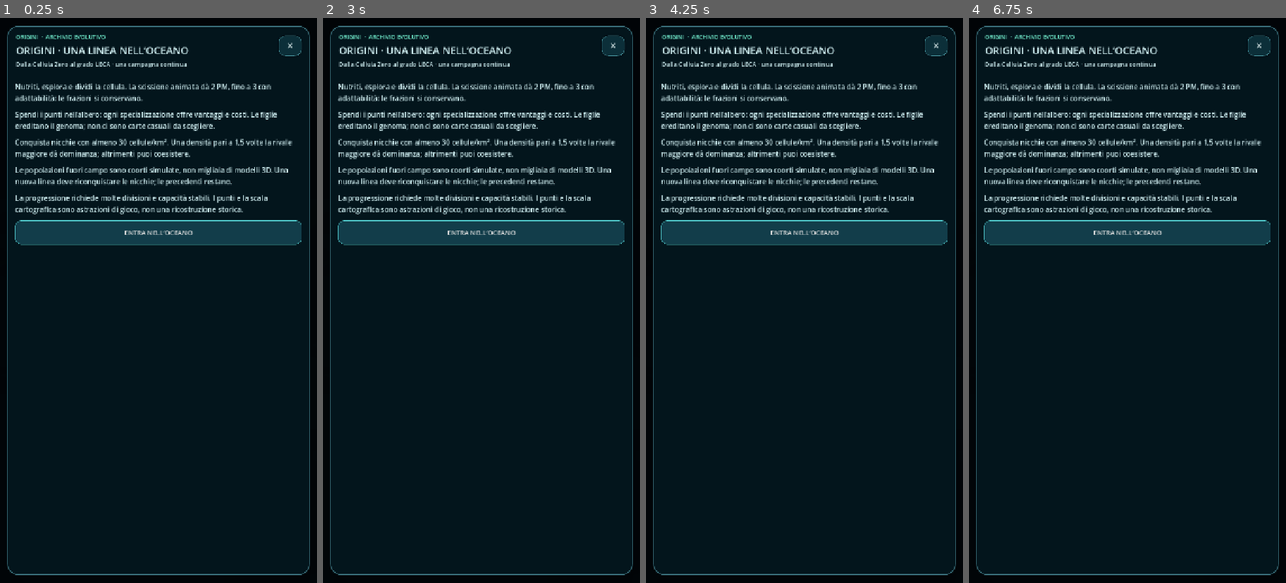
Above: before the commit, frames 1-4 (left to right).
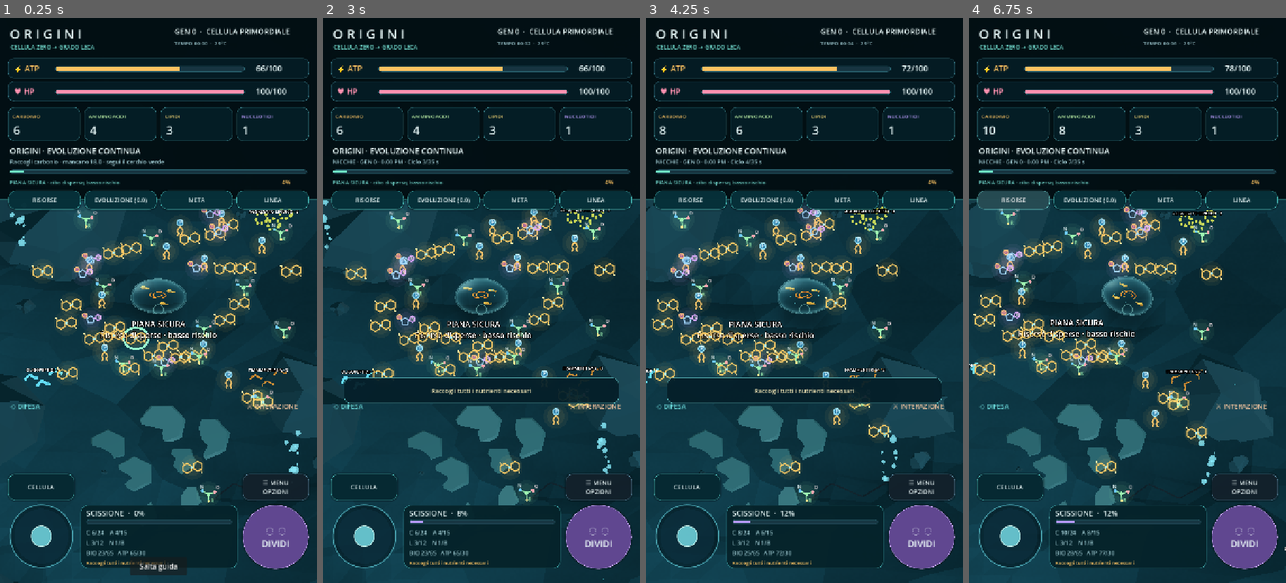
Above: after the commit, the same moments.

Repository: scorbetta17-gif/Origini
Game: Godot game, scene res://scenes/Main.tscn
Two runs of this game, one before a commit and one after it. Both use one fixed random seed, a clock stepped at 60 frames per second and the inputs below.
Inputs (mouse positions are in pixels of both pictures, inside the frame that each line leads up to):
- Up to frame 1 (0.25 s): no input
- Up to frame 2 (3 s): click (481, 566) at 0.5 s, where only the run after the commit has a clickable "Salta guida"; click "◌ ◌ DIVIDI" at 1.25 s; click (367, 424) at 2 s, where only the run before the commit has a clickable "✚ RIGENERA 30 HP"; move the mouse to (551, 272) at 2.77 s; hold D from 2.78 s (still down); click (551, 272) at 2.92 s
- Up to frame 3 (4.25 s): release D at 3.5 s; drag from (741, 328) to (788, 413) at 3.52 s
- Up to frame 4 (6.75 s): move the mouse to (1159, 176) at 4.27 s; hold D 4.28-5 s; drag from (1111, 413) to (1032, 215) at 5.02 s; move the mouse to (1222, 385) at 5.77 s; hold A 5.78-6.5 s; drag from (1032, 215) to (1079, 159) at 6.52 s

The runs differ from the first frame. In frame 1, 65% of the frame differs, in the area x 0-100%, y 1-100%; in frame 2, 61%; in frame 3, 58%; in frame 4, 62%.

Commit message:
feat(campaign): guide first mutation and add three local habitats

Diff:
--- a/src/battle_royale.gd
+++ b/src/battle_royale.gd
@@ -42,7 +42,7 @@
 
 func start(index: int) -> void:
     if not active(): game._save_game()
-    game._new_game()
+    game._new_game(true)
     game._close_overlay()
     state = rules.origin()
     state.profile = clampi(index,0,3)
--- /dev/null
+++ b/src/campaign_habitats.gd
@@ -0,0 +1,69 @@
+extends Node
+## Local teaching habitats within the existing 5.29 km² world, not new maps.
+const CENTERS := [Vector3(0,0,5),Vector3(16,0,-14),Vector3(-15,0,-9)]
+const TITLES := ["PIANA SICURA", "FAGLIA CALDA", "TAPPETO CONTESO"]
+const COLORS := [Color(.22,.35,.37),Color(.33,.29,.24),Color(.21,.36,.28)]
+var game: Node
+var visual: Node3D
+
+func rebuild(enabled: bool) -> void:
+    if is_instance_valid(visual): visual.queue_free()
+    if not enabled: return
+    visual = Node3D.new()
+    visual.name = "Habitat_vicini"
+    game.world_root.add_child(visual)
+    var terrain: Node = game.world_root.get_node("Fondale_minimale/Fondo_sabbioso_roccioso")
+    for i in range(3):
+        var center: Vector3 = CENTERS[i]
+        # Discontinuous mineral plates follow the actual seabed height.
+        for j in range(18 if i>0 else 7):
+            var angle: float = j*2.39996
+            var r: float = sqrt(float(j)+1)*.8
+            var at: Vector3 = center+Vector3(cos(angle)*r,0,sin(angle)*r)
+            var mesh := MeshInstance3D.new()
+            var rock := CylinderMesh.new()
+            rock.top_radius = .5+float(j%3)*.13
+            rock.bottom_radius = rock.top_radius*1.12
+            rock.height = .08 if i==0 else .18
+            rock.radial_segments = 5+j%3
+            mesh.mesh = rock
+            mesh.material_override = game._solid(COLORS[i].lightened(float(j%4)*.025))
+            mesh.position = Vector3(at.x,terrain.surface_height(Vector2(at.x,at.z)),at.z)
+            visual.add_child(mesh)
+        var label := Label3D.new()
+        label.text = TITLES[i]+["\nRisorse disperse · basso rischio","\nPiù vicino = più caldo · risorse concentrate","\nRaccolta rapida · concorrenti"][i]
+        label.font_size = 34
+        label.pixel_size = .008
+        label.billboard = BaseMaterial3D.BILLBOARD_ENABLED
+        label.position = center+Vector3(0,1.2,-3.5)
+        visual.add_child(label)
+    # Existing source (16,-14) already supplies animated plume and temperature.
+
+func description(at: Vector3) -> String:
+    var i: int = nearest(at)
+    if at.distance_to(CENTERS[i])>9: return "ESPLORA · Piana S / Faglia NE / Tappeto NO"
+    return TITLES[i]+[" · cibo disperso, basso rischio"," · gradiente termico, cerca il tuo limite"," · risorse dense, concorrenti"][i]
+
+func nearest(at: Vector3) -> int:
+    var found: int = 0
+    for i in range(1,3):
+        if at.distance_squared_to(CENTERS[i])<at.distance_squared_to(CENTERS[found]): found = i
+    return found
+
+func food_position(index: int = -1) -> Vector3:
+    var i: int = index if index>=0 else game.rng.randi_range(0,2)
+    var radius: float = [7.0,2.7,3.2][i]
+    var angle: float = game.rng.randf()*TAU
+    var r: float = sqrt(game.rng.randf())*radius
+    # Hot inner resources require thermal adaptation; outer ring remains reachable.
+    if i==1: r = game.rng.randf_range(2.2,4.8)
+    return CENTERS[i]+Vector3(cos(angle)*r,.29,sin(angle)*r)
+
+func seed_world() -> void:
+    for i in range(3):
+        for j in range([10,16,22][i]):
+            game._create_nutrient(game.Balance.NUTRIENT_CYCLE[j%game.Balance.NUTRIENT_CYCLE.size()],food_position(i))
+    for i in range(3):
+        var tr: Dictionary = game._base_traits()
+        tr["uptake"] = 1.1
+        game._create_entity("MAT-%02d"%i,"",0,"pre_luca",tr,CENTERS[2]+Vector3(i-1,0,1),false,true)
--- /dev/null
+++ b/src/campaign_journey.gd
@@ -0,0 +1,171 @@
+extends Node
+## Persistent, optional first-cycle guidance. All rewards use the ordinary game.
+const Genome = preload("res://src/cell_genome.gd")
+const Portrait = preload("res://src/phenotype_portrait.gd")
+var game: Node
+var state: Dictionary = {"step":"gather"}
+var marker: MeshInstance3D
+var skip_button: Button
+var target: Node3D
+
+func active() -> bool:
+    return not game.battle.active() and str(state.get("step","done")) not in ["done","skipped"]
+
+func reset(arena: bool = false) -> void:
+    state = {"step":"done" if arena else "gather"}
+    target = null
+    if is_instance_valid(marker): marker.hide()
+
+func restore(raw: Variant) -> void:
+    state = raw.duplicate(true) if raw is Dictionary else {"step":"done" if game.generation>0 else "gather"}
+    if str(state.get("step","")) not in ["gather","offer","comparison","digest","explain","done","skipped"]:
+        state = {"step":"done"}
+    target = null
+    if active() and state.step == "digest": ensure_detritus()
+
+func skip() -> void:
+    state.step = "skipped"
+    game._close_overlay()
+    game._layout_ui()
+    game._refresh_hud()
+    game._save_game()
+
+func objective() -> String:
+    if not active(): return ""
+    match state.step:
+        "gather":
+            if game._can_divide(): return "Premi DIVIDI: la tua prima scissione è pronta"
+            for kind in game.TYPES:
+                if float(game.resources[kind])<float(game.NEED[kind])-.001:
+                    var names: Dictionary = {"carbon":"carbonio","amino":"amminoacidi","lipid":"lipidi","nucleic":"nucleotidi"}
+                    return "Raccogli %s · mancano %.1f · segui il cerchio verde" % [names[kind],float(game.NEED[kind])-float(game.resources[kind])]
+            if game.resources.biomass<game.NEED.biomass: return "Continua a raccogliere: completa la biomassa per dividerti"
+            return game._division_block_reason()
+        "offer": return "Prima mutazione: ENZIMI · 2 PM, oppure conserva i punti"
+        "comparison": return "Apri ENZIMI per vedere il confronto prima / dopo"
+        "digest": return "Raggiungi il detrito illuminato e premi ENZIMI · 6 ATP"
+        "explain": return "Mutazione provata! EVOLUZIONE: specializzazioni e capacità"
+    return ""
+
+func after_division() -> void:
+    if active() and state.step == "gather":
+        state.step = "offer"
+        offer()
+
+func offer() -> void:
+    game._open_overlay("LA PRIMA MUTAZIONE", "Enzimi digestivi · stesso nodo e costo dell’albero")
+    game._add_overlay_label("Le idrolasi permettono di digerire detriti organici. Costo: 2 PM. Ogni digestione costa 6 ATP e rispetta il limite delle riserve.")
+    game._add_overlay_button("Acquista enzimi · 2 PM", buy)
+    game._add_overlay_button("Conserva i punti e continua", skip)
+
+func buy() -> void:
+    # Use the actual tree validator, cost and phenotype implementation.
+    game._on_tree()
+    var cost: int = game.tree_view._cost(88)
+    game._on_tree_mutation(88,game.tree_view.STATS[1],0.0,cost)
+
+func purchased_enzyme(before: Dictionary) -> void:
+    if not active() or state.step not in ["gather","offer"]: return
+    state.before = before.duplicate(true)
+    state.step = "comparison"
+    comparison()
+
+func comparison() -> void:
+    game._open_overlay("PRIMA / DOPO · ENZIMI", "Due viste 3D della tua cellula, con lo stesso genoma del mondo")
+    game._add_overlay_label("PRIMA: nessuna secrezione digestiva. DOPO: moduli enzimatici sulla membrana; ora puoi digerire i detriti.")
+    var row := HBoxContainer.new()
+    row.custom_minimum_size.y = 230
+    game.overlay_list.add_child(row)
+    for traits in [state.get("before",game._base_traits()),game.entities[game.player_id].traits]:
+        var portrait := Portrait.new()
+        portrait.custom_minimum_size = Vector2(200,230)
+        portrait.size_flags_horizontal = Control.SIZE_EXPAND_FILL
+        row.add_child(portrait)
+        portrait.set_cell(traits,game.entities[game.player_id].branch)
+    game._add_overlay_button("Prova gli enzimi sul detrito vicino", begin_digest)
+
+func begin_digest() -> void:
+    state.step = "digest"
+    ensure_detritus()
+    game._close_overlay()
+    game._save_game()
+
+func ensure_detritus() -> void:
+    var best: float = INF
+    for patch in game.substrates:
+        if is_instance_valid(patch) and Vector2(patch.position.x-game.player.position.x,patch.position.z-game.player.position.z).length()<best:
+            target = patch
+            best = Vector2(patch.position.x-game.player.position.x,patch.position.z-game.player.position.z).length()
+    if best>3.5:
+        # Relocate one existing ordinary substrate; never duplicate portions on reload.
+        if not is_instance_valid(target):
+            game._spawn_substrate(game.player.position+Vector3(2.2,0,0),3,"peptide")
+            target = game.substrates.back()
+        var at: Vector3 = game.player.position+Vector3(2.2,0,0)
+        var terrain: Node = game.world_root.get_node("Fondale_minimale/Fondo_sabbioso_roccioso")
+        target.position = Vector3(at.x,terrain.surface_height(Vector2(at.x,at.z))+.04,at.z)
+
+func digested() -> void:
+    if not active() or state.step != "digest": return
+    state.step = "explain"
+    game.call_deferred("_notice","Digestione riuscita! EVOLUZIONE: piccoli nodi specializzano, grandi nodi aggiungono capacità.")
+
+func explain() -> void:
+    if active() and state.step == "explain":
+        state.step = "done"
+        game._layout_ui()
+        game._notice("Nodi piccoli: bonus e malus. Nodi grandi: capacità e strutture ereditabili.")
+
+func enzyme_action() -> bool:
+    if not active(): return false
+    if state.step == "offer": offer(); return true
+    if state.step == "comparison": comparison(); return true
+    return false
+
+func update_ui() -> void:
+    if not is_instance_valid(skip_button):
+        skip_button = Button.new()
+        skip_button.text = "Salta guida"
+        skip_button.pressed.connect(skip)
+        game.hud.add_child(skip_button)
+    skip_button.visible = active()
+    var wh: Vector2 = game.get_viewport().get_visible_rect().size
+    skip_button.position = Vector2(wh.x/2-65,wh.y-58)
+    skip_button.size = Vector2(130,40)
+    # Contextual actions, while the complete tree remains in its tab and menu.
+    var tr: Dictionary = game.entities[game.player_id].traits
+    game.buttons.regen.visible = game.battle.active() or game.hp<90 or game.generation>0
+    game.buttons.enzymes.visible = game.battle.active() or game.generation>0 or Genome.has(tr,"hydrolase_secretion")
+    game.buttons.lysis.visible = game.battle.active() or (Genome.has(tr,"hydrolase_secretion") and Genome.has(tr,"surface_recognition"))
+    game.buttons.cooperate.visible = game.battle.active() or str(game.entities[game.player_id].branch)=="archaea"
+    if not active():
+        if is_instance_valid(marker): marker.hide()
+        return
+    if not is_instance_valid(marker):
+        marker = MeshInstance3D.new()
+        var ring := TorusMesh.new()
+        ring.inner_radius = .36
+        ring.outer_radius = .43
+        marker.mesh = ring
+        var mat := StandardMaterial3D.new()
+        mat.shading_mode = BaseMaterial3D.SHADING_MODE_UNSHADED
+        mat.albedo_color = Color(.45,1,.72)
+        marker.material_override = mat
+        game.world_root.add_child(marker)
+    if state.step == "gather":
+        target = null
+        var nearest: float = INF
+        for n in game.nutrients:
+            if not is_instance_valid(n.node): continue
+            var useful: bool = game.resources.biomass<game.NEED.biomass or (n.kind in game.TYPES and game.resources[n.kind]<game.NEED[n.kind]) or (n.kind=="carbon" and game.atp<30)
+            var d: float = n.node.position.distance_squared_to(game.player.position)
+            if useful and game._temperature_at(n.node.position)<40 and d<nearest:
+                target = n.node
+                nearest = d
+    elif state.step == "digest":
+        if not is_instance_valid(target): ensure_detritus()
+    else: target = null
+    marker.visible = is_instance_valid(target)
+    if marker.visible:
+        marker.position = target.position+Vector3(0,.12,0)
+        marker.scale = Vector3.ONE*(1.0+.1*sin(game.t*3))
--- a/src/main.gd
+++ b/src/main.gd
@@ -149,6 +149,8 @@
 var world_root: Node3D
 var nutrient_root: Node3D
 var cells_root: Node3D
+var journey: Node
+var habitats: Node
 var battle: Node
 
 func _ready() -> void:
@@ -159,10 +161,16 @@
     battle = preload("res://src/battle_royale.gd").new()
     battle.game = self
     add_child(battle)
+    journey = preload("res://src/campaign_journey.gd").new()
+    journey.game = self
+    add_child(journey)
+    habitats = preload("res://src/campaign_habitats.gd").new()
+    habitats.game = self
+    add_child(habitats)
     _new_game()
     get_viewport().size_changed.connect(_layout_ui)
 
-func _new_game() -> void:
+func _new_game(arena: bool = false) -> void:
     if is_instance_valid(battle): battle.reset()
     world_radius = preload("res://src/seabed_palette.gd").WORLD_RADIUS
     for child in cells_root.get_children():
@@ -241,8 +249,11 @@
             z = rng.randf_range(-20.0,20.0)
         _create_nutrient(Balance.NUTRIENT_CYCLE[i % Balance.NUTRIENT_CYCLE.size()], Vector3(x,.19,z))
     _reset_substrates()
+    journey.reset(arena)
+    habitats.rebuild(not arena)
+    if not arena: habitats.seed_world()
+    _close_overlay()
     _refresh_hud()
-    _open_phase_intro(1)
 
 func _base_traits() -> Dictionary:
     var starter: Dictionary = {"motility": 1.0, "attack": 1.0, "defense": 1.0, "mutation": 0.0,
@@ -829,6 +840,7 @@
     atp -= Balance.ENZYME_COST
     _award_bundle(patch.reward(),true)
     statistics.substrates += 1
+    journey.digested()
     skill_cooldown = 2.0
     patch.set_portions(patch.portions-1)
     _notice("%s: fino a 5 molecole recuperate (limite delle riserve)" % patch.LABELS[patch.kind])
@@ -870,6 +882,8 @@
 
 func _nearby_nutrient_position() -> Vector3:
     var center: Vector3 = player.position if is_instance_valid(player) else Vector3.ZERO
+    if is_instance_valid(habitats) and center.length()<34 and rng.randf()<.55:
+        return habitats.food_position()
     var angle: float = rng.randf()*TAU
     var distance: float = rng.randf_range(5.0,20.0)
     return Vector3(clampf(center.x+cos(angle)*distance,-world_radius+1,world_radius-1),
@@ -1320,6 +1334,7 @@
     phase1_progress["player_divisions"] = int(phase1_progress.get("player_divisions",0))+1
     _activate_lineage(chosen_id)
     _close_overlay()
+    journey.after_division()
     _save_game()
     _notice("Scissione completata · %s · +%.2f PM" % [chosen_id,credit])
 
@@ -1344,6 +1359,7 @@
     _notice("+30 HP · consumato il 10% delle riserve")
 
 func _on_skill(mode: String) -> void:
+    if mode == "enzyme" and journey.enzyme_action(): return
     cooperation_target = ""
     if atp <= 0.0:
         _notice("ATP esaurito: nessuna capacità attivabile")
@@ -1365,8 +1381,8 @@
     selected_substrate = null
     if mode=="enzyme":
         for patch in substrates:
-            if is_instance_valid(patch) and patch.position.distance_to(player.position)<10.0:
-                if selected_substrate==null or patch.position.distance_to(player.position)<selected_substrate.position.distance_to(player.position):
+            if is_instance_valid(patch) and Vector2(patch.position.x-player.position.x,patch.position.z-player.position.z).length()<10.0:
+                if selected_substrate==null or Vector2(patch.position.x-player.position.x,patch.position.z-player.position.z).length()<Vector2(selected_substrate.position.x-player.position.x,selected_substrate.position.z-player.position.z).length():
                     selected_substrate = patch
         if selected_substrate!=null:
             selected_target_id = ""
@@ -1522,6 +1538,7 @@
     _add_overlay_button("COME GIOCARE",_on_guide)
 
 func _on_tree() -> void:
+    journey.explain()
     _open_overlay("SPECIALIZZAZIONI", "Bonus e costi · punti guadagnati per scissione")
     overlay_scroll.visible = false
     tree_view = TreeScript.new()
@@ -1561,6 +1578,7 @@
     if not valid:
         return
     var traits: Dictionary = entities[player_id]["traits"]
+    var before_traits: Dictionary = traits.duplicate(true)
     var branch: String = str(entities[player_id]["branch"])
     if id % 48 >= 40:
         var locus: String = tree_view.major_locus(id)
@@ -1588,6 +1606,7 @@
     _differentiate_lineage()
     _cache_current()
     tree_view.configure(purchased,int(floor(mutation_points)),traits,generation)
+    if id == 88: journey.purchased_enzyme(before_traits)
     _refresh_hud()
 
 func _on_genome() -> void:
@@ -1641,6 +1660,7 @@
     _add_overlay_button("Consorzi metabolici",_on_phase_two)
     _add_overlay_button("Capacità evolutive",_on_evolution)
     _add_overlay_button("Come giocare",_on_guide)
+    if journey.active(): _add_overlay_button("Salta guida iniziale",journey.skip)
     _add_overlay_button("Salva partita",_save_game)
     _add_overlay_button("Carica partita",_load_game.bind(battle.PATH if battle.active() else SAVE_PATH))
     if FileAccess.file_exists(PHASE_TWO_CHECKPOINT):
@@ -1847,7 +1867,7 @@
         "partner":partner_id,"phase_two":phase_two,"phase2_progress":phase2_progress,
         "phase1_progress":phase1_progress,"zero_atp_seconds":zero_atp_seconds,
         "last_external_arrival":last_external_arrival,"world_age":world_age,
-        "ecology":ecology,"ecological_profiles":ecological_profiles,"statistics":statistics,"battle":battle.state}
+        "ecology":ecology,"ecological_profiles":ecological_profiles,"statistics":statistics,"battle":battle.state,"journey":journey.state}
     var file: FileAccess = FileAccess.open(path,FileAccess.WRITE)
     if file != null:
         file.store_string(JSON.stringify(data))
@@ -2012,6 +2032,9 @@
     is_paused = false
     _close_overlay()
     _refresh_hud()
+    journey.restore(loaded.get("journey",null))
+    habitats.rebuild(not battle.active())
+    _refresh_hud()
     battle.rebuild()
     if battle.active() and not str(battle.state.result).is_empty():
         battle.finish(str(battle.state.result))
@@ -2076,6 +2099,10 @@
         var simple_objective: String = objective_label.text
         if simple_objective.length() > 68:
             simple_objective = simple_objective.substr(0,65)+"..."
+        if is_instance_valid(journey) and journey.active():
+            simple_objective = journey.objective()
+        if is_instance_valid(habitats) and not battle.active():
+            chapter_detail = habitats.description(player.position)
         if battle.active():
             chapter_title = "BATTLE ROYALE · SOPRAVVIVENZA"
             chapter_detail = battle.hud_text()
@@ -2106,6 +2133,9 @@
         buttons["regen"].text = "✚ RIGENERA\n30 HP"
         buttons["menu"].text = "☰ MENU\nOPZIONI"
         scission_button.text = "◌  ◌\nDIVIDI"
+    if is_instance_valid(journey):
+        if journey.active(): objective_label.text = journey.objective()
+        journey.update_ui()
 
 func _style(color: Color, outline: Color) -> StyleBoxFlat:
     var s := StyleBoxFlat.new()
--- /dev/null
+++ b/tests/campaign_journey_smoke.gd
@@ -0,0 +1,74 @@
+extends SceneTree
+func _initialize() -> void: call_deferred("run")
+func run() -> void:
+    var game = load("res://scenes/Main.tscn").instantiate()
+    root.add_child(game)
+    await process_frame
+    game.set_process(false)
+    game.rng.seed = 6012
+    game._new_game()
+    assert(not game.overlay.visible and game.journey.state.step=="gather")
+    # Real collection and physiology; no nutrient, age or point grants.
+    for tick in range(9000):
+        if game._can_divide(): break
+        var target: Vector3 = game.player.position
+        var best: float = INF
+        for n in game.nutrients:
+            var useful: bool = game.resources.biomass<game.NEED.biomass or game.atp<65 or (n.kind in game.TYPES and game.resources[n.kind]<game.NEED[n.kind])
+            var d: float = n.node.position.distance_to(game.player.position)
+            if useful and game._temperature_at(n.node.position)<40 and d<best:
+                best = d
+                target = n.node.position
+        var offset: Vector3 = target-game.player.position
+        game.move_vector = Vector2(offset.x,offset.z).normalized()
+        game._process(.07)
+        if tick%100==0: await process_frame
+    assert(game._can_divide())
+    game.move_vector = Vector2.ZERO
+    game._divide_pressed()
+    await create_timer(2.7).timeout
+    assert(game.generation==1 and game.journey.state.step=="offer")
+    var points: float = game.mutation_points
+    game.journey.buy()
+    assert(game.purchased.has("88") and game.mutation_points==points-2)
+    assert(game.GenomeScript.has(game.entities[game.player_id].traits,"hydrolase_secretion"))
+    assert(game.journey.state.step=="comparison" and game.overlay_list.get_child_count()>=3)
+    game._save_game("user://journey.json")
+    game._load_game("user://journey.json")
+    assert(game.journey.state.step=="comparison")
+    game.journey.buy() # Duplicate purchase is rejected by existing tree validator.
+    assert(game.mutation_points==points-2)
+    game.journey.begin_digest()
+    assert(Vector2(game.journey.target.position.x-game.player.position.x,game.journey.target.position.z-game.player.position.z).length()<=3.5)
+    game._on_skill("enzyme")
+    for tick in range(300):
+        game._process(.07)
+        if game.statistics.substrates>0: break
+        if tick%30==0: await process_frame
+    assert(game.statistics.substrates==1 and game.journey.state.step=="explain")
+    game._on_tree()
+    assert(game.journey.state.step=="done")
+    game._close_overlay()
+    game._save_game("user://legacy.json")
+    var raw: Dictionary = JSON.parse_string(FileAccess.get_file_as_string("user://legacy.json"))
+    raw.erase("journey")
+    var file := FileAccess.open("user://legacy.json",FileAccess.WRITE)
+    file.store_string(JSON.stringify(raw)); file.close()
+    game._new_game()
+    game._load_game("user://legacy.json")
+    assert(game.generation==1 and game.journey.state.step=="done")
+    game._new_game()
+    game.journey.skip()
+    game._save_game("user://skip.json")
+    game._load_game("user://skip.json")
+    assert(game.journey.state.step=="skipped" and not game.journey.active())
+    assert(game._temperature_at(Vector3(0,0,5))<40)
+    var hot: float = game._temperature_at(Vector3(18.5,0,-14))
+    assert(hot>43 and hot<43+18*1.5)
+    assert(game.entities.has("MAT-00") and game.entities.has("MAT-02"))
+    assert(game.habitats.CENTERS[1].length()/game.Physiology.player_speed(game._base_traits())<15)
+    game.battle.start(0)
+    assert(game.entities.size()==13 and not game.journey.active())
+    print("PASS: real first fission, single enzyme charge, 3D comparison, digestion, resume, skip, legacy and three reachable habitats")
+    game.queue_free()
+    quit()
Not shown, added: docs/CAMPAIGN_FIRST_MUTATION_083.md
